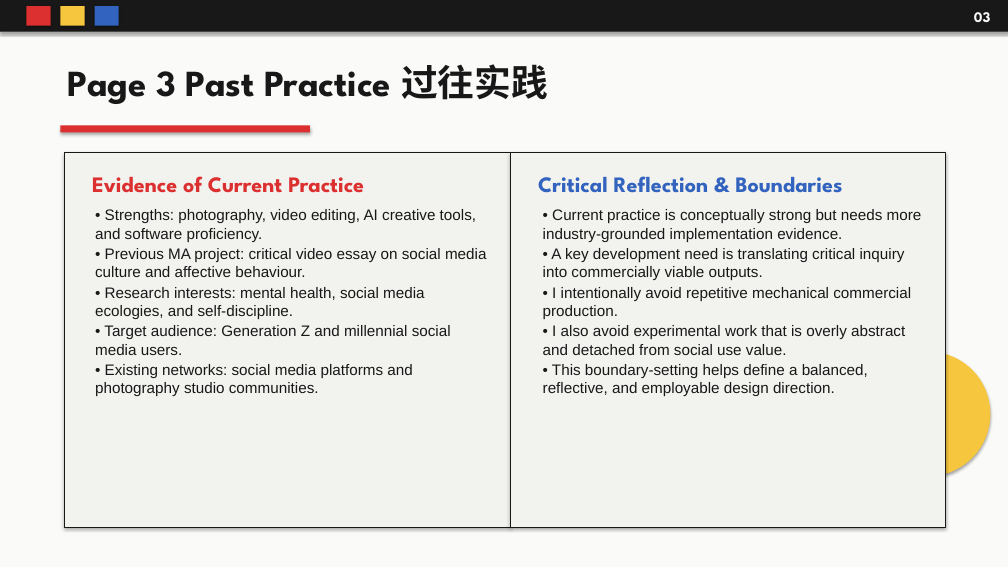
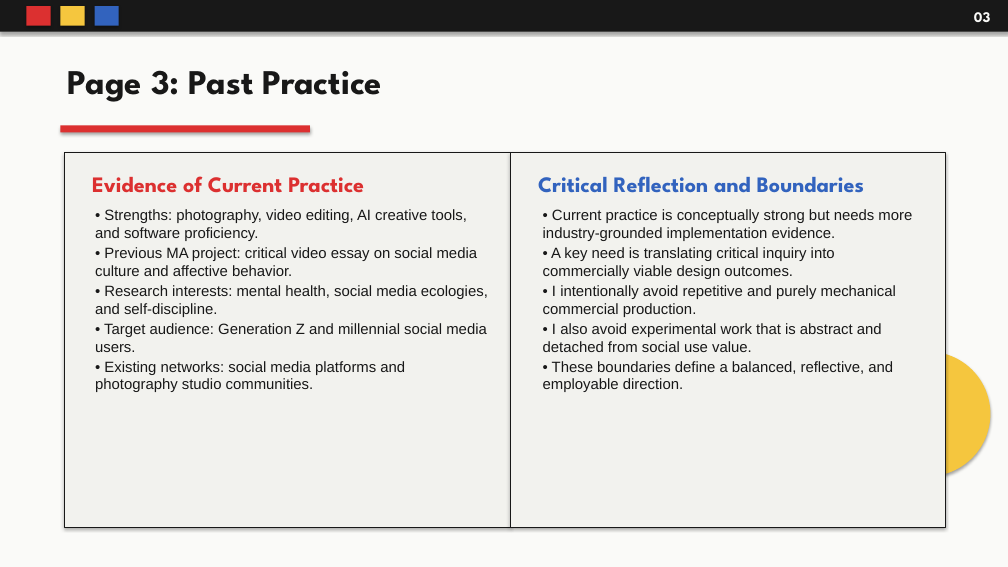
Before and after one commit to maotianyi12138-eng/-, a slide deck: slide 3 of Finding_Direction_Through_Exploration_Bauhaus.pptx. Drawn at 1008x567 pixels with LibreOffice and Linux fonts; fonts in the diff are those of the drawing. Boxes give left, top, right and bottom in pixels: in the first picture for what was removed or moved away, otherwise in the second. Text is boxed around its words. In the diff, an @@ line names an element or a change of style, - is before the commit and + after.

```diff
--- a/Finding_Direction_Through_Exploration_Bauhaus.pptx
+++ b/Finding_Direction_Through_Exploration_Bauhaus.pptx
@@ text at box(68, 70, 382, 102): text changed; size 35 to 33 pt @@
-Page 3 Past Practice 过往实践
+Page 3: Past Practice
@@ text at box(538, 176, 864, 193): text changed @@
-Critical Reflection & Boundaries
+Critical Reflection and Boundaries
@@ text at box(95, 209, 488, 392): size 14.5 to 14.2 pt in "• Strengths: photography, video editing, AI creative ...", "• Research interests: mental health, social media ...", "• Target audience: Generation Z and millennial ...", "• Existing networks: social media platforms and ..." @@
@@ text at box(543, 209, 912, 241): size 14.5 to 14.2 pt in "• Current practice is conceptually strong but ..." @@
@@ text at box(95, 247, 478, 276): text changed; size 14.5 to 14.2 pt @@
-• Previous MA project: critical video essay on social media culture and affective behaviour.
+• Previous MA project: critical video essay on social media culture and affective behavior.
@@ text at box(543, 247, 896, 392): text changed; size 14.5 to 14.2 pt @@
-• A key development need is translating critical inquiry into commercially viable outputs.
-• I intentionally avoid repetitive mechanical commercial production.
-• I also avoid experimental work that is overly abstract and detached from social use value.
-• This boundary-setting helps define a balanced, reflective, and employable design direction.
+• A key need is translating critical inquiry into commercially viable design outcomes.
+• I intentionally avoid repetitive and purely mechanical commercial production.
+• I also avoid experimental work that is abstract and detached from social use value.
+• These boundaries define a balanced, reflective, and employable direction.
```
Also in this commit, not shown: 6 other slides changed.
